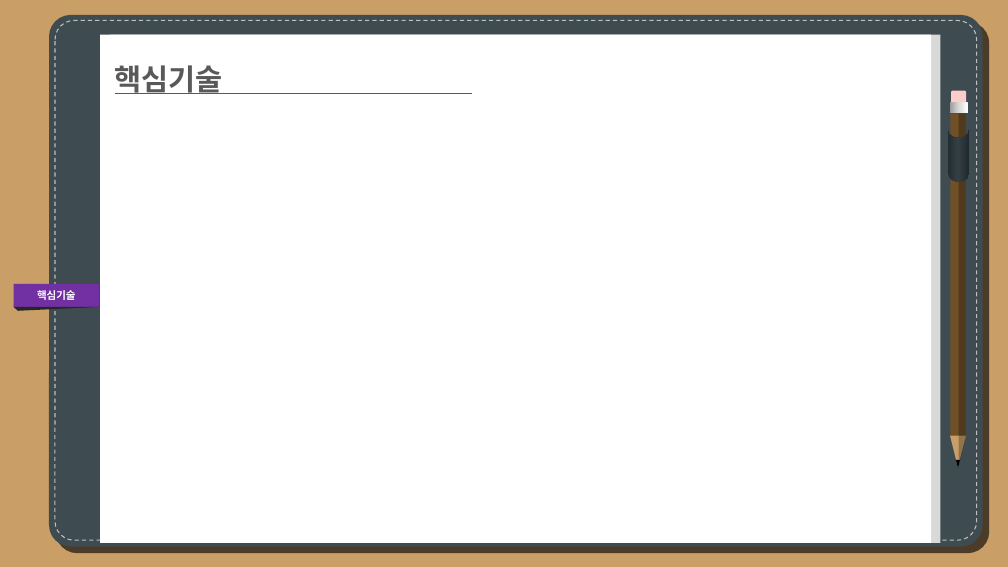
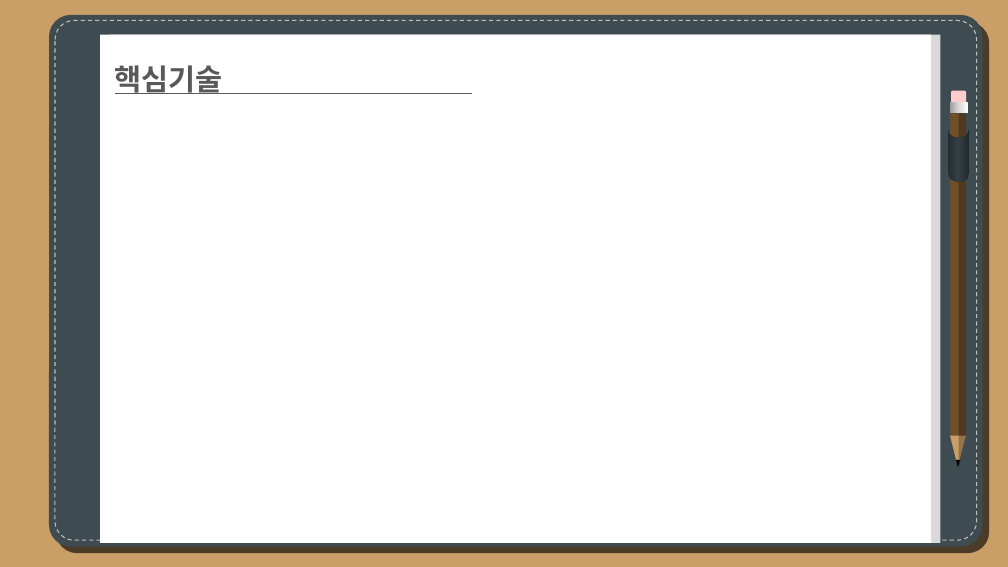
Before and after one commit to haramchae0217/Graduation-Project, a slide deck: slide 11 of Assets/졸업작품제안서(201721963정찬욱).pptx (slide 8 before the commit). Drawn at 1008x567 pixels with LibreOffice and Linux fonts; fonts in the diff are those of the drawing. Boxes give left, top, right and bottom in pixels: in the first picture for what was removed or moved away, otherwise in the second. Text is boxed around its words. In the diff, an @@ line names an element or a change of style, - is before the commit and + after.

```diff
--- a/Assets/졸업작품제안서(201721963정찬욱).pptx
+++ b/Assets/졸업작품제안서(201721963정찬욱).pptx
@@ rectangle removed at box(14, 284, 99, 308) @@
-핵심기술
@@ triangle removed at box(14, 307, 99, 311) @@
```
Also in this commit, not shown: 8 other slides changed, 4 slides added, 1 slide removed, 10 other files.
